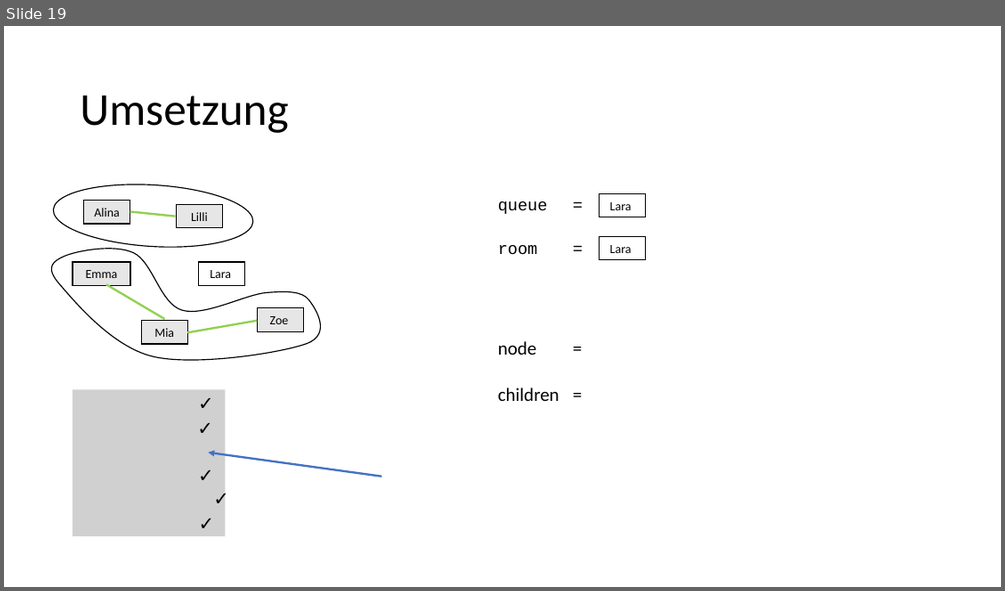
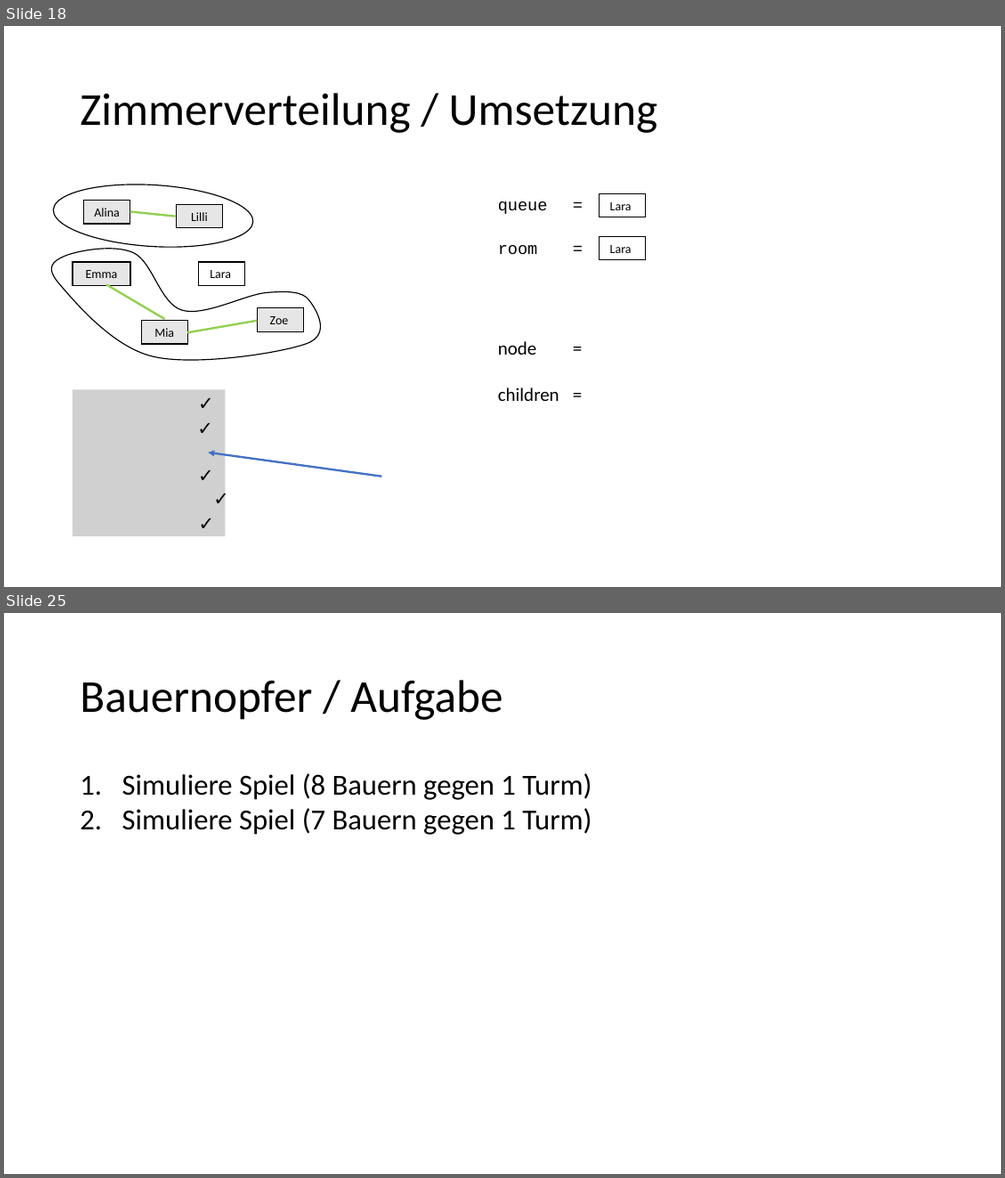
Before and after one commit to antonbaumann/wg, a slide deck: Abschlusspräsentation.pptx. Shown one above the other, each under a label of ours: slide 19 before the commit, slides 18 and 25 after it; the slides between them are not shown. The pictures are 1005x591 and 1005x1178 pixels, drawn with LibreOffice and Linux fonts; fonts in the diff are those of the drawing; grey boxes stand for pictures. Boxes give left, top, right and bottom in pixels: in the first picture for what was removed or moved away, otherwise in the second. Text is boxed around its words. In the diff, an @@ line names an element or a change of style, - is before the commit and + after.

```diff
--- a/Abschlusspräsentation.pptx
+++ b/Abschlusspräsentation.pptx
@@ slide 25 added at (4,613,1001,1174), background #FFFFFF @@
@@ title added at (80,680,502,720), 44 pt, text #000000 @@
+Bauernopfer / Aufgabe
@@ text added at (122,773,591,835), 28 pt, text #000000 @@
+1. Simuliere Spiel (8 Bauern gegen 1 Turm)
+2. Simuliere Spiel (7 Bauern gegen 1 Turm)
@@ what was slide 19 is now slide 18 @@
@@ slide 18 changed as well @@
@@ title at (80,93,657,133): text changed @@
-Umsetzung
+Zimmerverteilung / Umsetzung
```
Also in this commit, not shown: 16 other slides changed, 11 other slides added, 1 slide removed, 2 other files.
